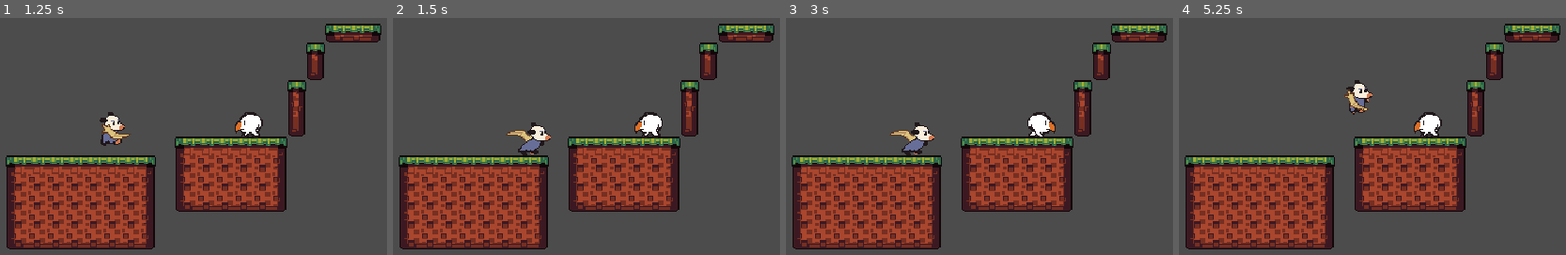
Above: before the commit, frames 1-4 (left to right).
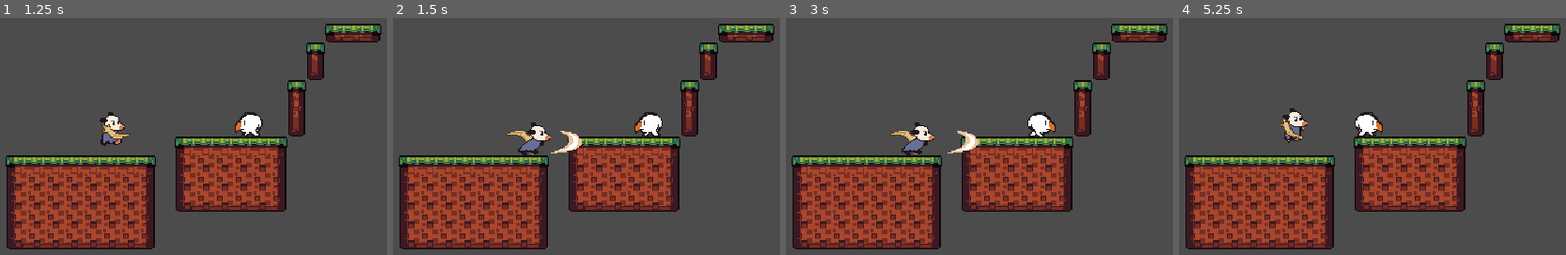
Above: after the commit, the same moments.

Repository: andhedrew/Didelphis
Game: Godot game, scene res://World.tscn
The game is run twice, just before and just after one commit, with the same random seed, the same clock (stepped at 60 frames per second) and the same inputs.
Inputs:
- Up to frame 1 (1.25 s): hold D (right) from 0.53 s (still down); tap Z (jump) at 0.6, 0.77, 1.07 s
- Up to frame 2 (1.5 s): keep holding D (right); tap X (attack) at 1.35 s
- Up to frame 3 (3 s): tap Z (jump) at 1.52, 1.55, 1.82, 2.1 s; release D (right) at 2.03 s; hold A (left) 2.03-2.78 s; hold D (right) from 2.78 s (still down); tap X (attack) at 2.85 s
- Up to frame 4 (5.25 s): tap Z (jump) at 3.02, 3.05, 3.32, 3.6, 3.77, 4.07, 4.52, 4.55, 4.82, 5.1 s; release D (right) at 4.28 s; hold A (left) 4.28-5.03 s; tap X (attack) at 4.35 s; hold D (right) from 5.03 s (still down)

Frame 1 is identical in both runs. In frame 2, 0.3% of the frame differs, in the area x 40-49%, y 47-58%; in frame 3, 0.3%; in frame 4, 2.4%, in the area x 25-68%, y 26-53%.

Commit message:
Player takes damage and can be knocked back

Diff:
--- a/Actors/Player.tscn
+++ b/Actors/Player.tscn
@@ -9,6 +9,9 @@
 [sub_resource type="RectangleShape2D" id=1]
 extents = Vector2( 6, 12.25 )
 
+[sub_resource type="RectangleShape2D" id=12]
+extents = Vector2( 6, 12 )
+
 [sub_resource type="Animation" id=10]
 resource_name = "attack"
 length = 0.6
@@ -282,8 +285,40 @@
 "values": [ 31, 10, 30, 10 ]
 }
 
+[sub_resource type="Animation" id=13]
+length = 0.001
+tracks/0/type = "value"
+tracks/0/path = NodePath(".:modulate")
+tracks/0/interp = 1
+tracks/0/loop_wrap = true
+tracks/0/imported = false
+tracks/0/enabled = true
+tracks/0/keys = {
+"times": PoolRealArray( 0 ),
+"transitions": PoolRealArray( 1 ),
+"update": 0,
+"values": [ Color( 1, 1, 1, 1 ) ]
+}
+
+[sub_resource type="Animation" id=14]
+resource_name = "take_damage"
+tracks/0/type = "value"
+tracks/0/path = NodePath(".:modulate")
+tracks/0/interp = 1
+tracks/0/loop_wrap = true
+tracks/0/imported = false
+tracks/0/enabled = true
+tracks/0/keys = {
+"times": PoolRealArray( 0, 0.1, 0.2, 0.3, 0.4, 1 ),
+"transitions": PoolRealArray( 1, 1, 1, 1, 1, 1 ),
+"update": 1,
+"values": [ Color( 0.92549, 0.211765, 0.211765, 1 ), Color( 0.92549, 0.211765, 0.211765, 0 ), Color( 0.92549, 0.211765, 0.211765, 1 ), Color( 0.92549, 0.211765, 0.211765, 0 ), Color( 0.92549, 0.14902, 0.14902, 0.780392 ), Color( 1, 1, 1, 1 ) ]
+}
+
 [node name="Player" type="KinematicBody2D"]
 position = Vector2( 222, -112 )
+collision_layer = 2
+collision_mask = 113
 script = ExtResource( 3 )
 
 [node name="CollisionShape2D" type="CollisionShape2D" parent="."]
@@ -306,8 +341,12 @@
 
 [node name="Hurtbox" parent="." instance=ExtResource( 1 )]
 collision_layer = 2
-collision_mask = 4
+collision_mask = 16
 monitorable = false
+
+[node name="CollisionShape2D" parent="Hurtbox" index="0"]
+position = Vector2( 0, -12 )
+shape = SubResource( 12 )
 
 [node name="Model" type="Node2D" parent="."]
 script = ExtResource( 2 )
@@ -317,14 +356,12 @@
 texture = ExtResource( 4 )
 hframes = 10
 vframes = 6
-frame = 42
 
 [node name="WeaponModel" type="Sprite" parent="Model"]
 position = Vector2( -2, -14 )
 texture = ExtResource( 5 )
 hframes = 10
 vframes = 6
-frame = 42
 
 [node name="AnimationPlayer" type="AnimationPlayer" parent="Model"]
 root_node = NodePath("../PlayerModel")
@@ -339,4 +376,10 @@
 anims/walk = SubResource( 3 )
 anims/walk_looking_up = SubResource( 5 )
 
+[node name="EffectsPlayer" type="AnimationPlayer" parent="Model"]
+anims/RESET = SubResource( 13 )
+anims/take_damage = SubResource( 14 )
+
 [connection signal="area_entered" from="Hurtbox" to="." method="_on_Hurtbox_area_entered"]
+
+[editable path="Hurtbox"]
--- a/Actors/enemies/Mushroom.tscn
+++ b/Actors/enemies/Mushroom.tscn
@@ -84,6 +84,8 @@
 collision_layer = 16
 collision_mask = 2
 monitoring = false
+damage = 1
+knockback_force = 5.0
 
 [node name="CollisionShape2D" parent="hitbox" index="0"]
 position = Vector2( -1.5, -8.5 )
--- a/Actors/player.gd
+++ b/Actors/player.gd
@@ -200,3 +200,6 @@
 func _on_Hurtbox_area_entered(hitbox):
 	if hitbox is HitBox:
 		health -= hitbox.damage
+		velocity = (self.global_position - hitbox.global_position) * hitbox.knockback_force
+		velocity.y  = jump_height*0.5
+		GameEvents.emit_signal("player_took_damage", hitbox.damage)
--- a/Animations/PlayerSprite.gd
+++ b/Animations/PlayerSprite.gd
@@ -5,11 +5,13 @@
 var facing := RIGHT
 
 onready var animation_player := $AnimationPlayer
+onready var effects_player := $EffectsPlayer
 
 
 func _ready():
 	GameEvents.connect("player_changed_facing_direction", self, "_set_facing")
 	GameEvents.connect("player_changed_state", self, "_set_state")
+	GameEvents.connect("player_took_damage", self, "_damage_effects")
 
 
 func _physics_process(delta):
@@ -37,3 +39,7 @@
 
 func _set_facing(player_facing_direction):
 	facing = player_facing_direction
+
+
+func _damage_effects(damage_amount):
+	effects_player.play("take_damage")
--- a/Autoloads/GameEvents.gd
+++ b/Autoloads/GameEvents.gd
@@ -1,5 +1,6 @@
 extends Node
 
 signal player_attacked
-signal player_changed_state
-signal player_changed_facing_direction
+signal player_took_damage #Parameter 1: amount of damage taken
+signal player_changed_state #Parameter 1: new state
+signal player_changed_facing_direction # Parameter 1: facing direction
--- a/Hitboxes/Hitbox.gd
+++ b/Hitboxes/Hitbox.gd
@@ -2,6 +2,7 @@
 class_name HitBox
 
 export(int) var damage
+export(float) var knockback_force
 
 func _ready():
 	pass
--- a/Weapons/Projectiles/projectile.gd
+++ b/Weapons/Projectiles/projectile.gd
@@ -11,6 +11,7 @@
 
 func _ready():
 	lifespan_tracker = lifespan * 60
+	$AnimatedSprite.frame = 0
 	$AnimatedSprite.play("default")
 
 func _physics_process(delta):
--- a/Weapons/Projectiles/projectile.tscn
+++ b/Weapons/Projectiles/projectile.tscn
@@ -37,7 +37,7 @@
 
 [node name="AnimatedSprite" type="AnimatedSprite" parent="."]
 frames = SubResource( 3 )
-frame = 2
+frame = 1
 playing = true
 
 [node name="Hitbox" parent="." instance=ExtResource( 3 )]
--- a/World.tscn
+++ b/World.tscn
@@ -10,12 +10,6 @@
 [node name="World" type="Node"]
 script = ExtResource( 4 )
 
-[node name="Player" parent="." instance=ExtResource( 1 )]
-
-[node name="BaseWeapon" parent="Player" instance=ExtResource( 2 )]
-position = Vector2( 0, -13 )
-bullet_scene = ExtResource( 6 )
-
 [node name="FrontTilemap" type="TileMap" parent="."]
 tile_set = ExtResource( 3 )
 cell_size = Vector2( 16, 16 )
@@ -25,4 +19,10 @@
 [node name="Paroot" parent="." instance=ExtResource( 5 )]
 position = Vector2( 354, -80 )
 
+[node name="Player" parent="." instance=ExtResource( 1 )]
+
+[node name="BaseWeapon" parent="Player" instance=ExtResource( 2 )]
+position = Vector2( 0, -13 )
+bullet_scene = ExtResource( 6 )
+
 [editable path="Player/BaseWeapon"]
Not shown: 1 places in Actors/Player.tscn that only renumber resources
Binary file changed: Sprites/Player.png
Binary file changed: Sprites/player_weapon_claw.png
